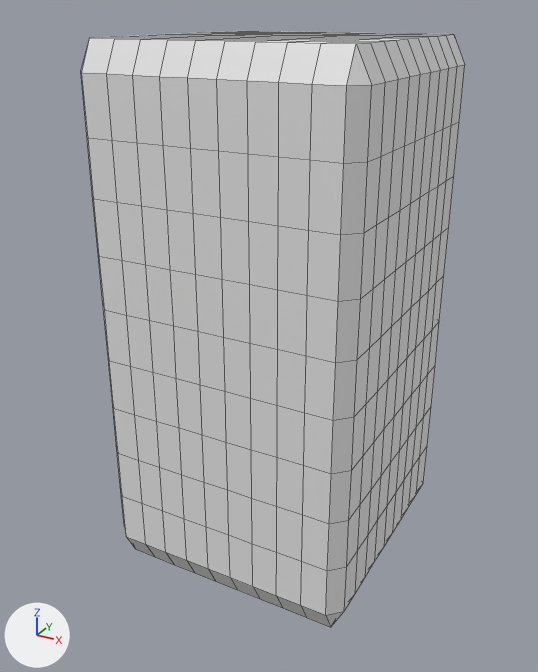
The OBJ model assets/player_model.obj, before and after one commit.
Rendered twice from a camera (50 mm lens) standing at (2.51, -4.78, 2.17) and looking at (-0.05, -0.11, -0.17). Arrows for +X, +Y and +Z are at lower left; the lights stay in place. The picture after the commit comes second. Mesh edges are drawn as thin lines. Where no turn or scale is listed for an object, it has been applied to the vertices. Vertices at exactly the same position are counted once.

Before the edit, the objects in view are built like this:
```python
me_cube = bpy.data.meshes.new('Cube')
me_cube.from_pydata(...)  # 600 vertices, 602 faces; spans x -1.0..1.0, y -1.0..1.0, z -2.0..2.0
me_cube.materials.append(mat_material_001)  # white #e7e7e7
ob_cube = bpy.data.objects.new('Cube', me_cube)
ob_cube.location = (0.0, 0.0, 0.0)
```
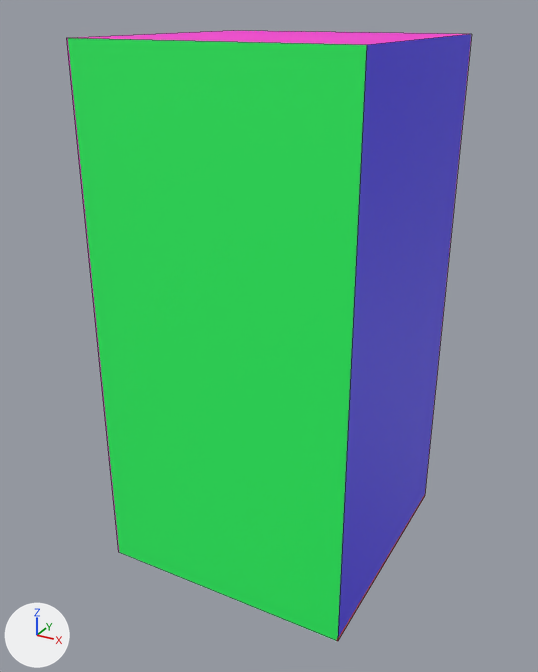
Location of each change, [x1, y1, x2, y2] in pixels of the pictures (538 x 672 px):
'Cube', reshaped, recoloured (white to green)
    before: [81, 31, 465, 627]
    after: [66, 30, 472, 642]

The edits, one by one:
Picture 'player_texture.png' (img_player_texture_png) is new.
Material 'Material' (mat_material) is new.
Its texture is img_player_texture_png.
me_cube is used by ob_cube; location (0.0, 0.0, 0.0).
me_cube had 600 vertices, 602 faces and spanned x -1.0..1.0, y -1.0..1.0, z -2.0..2.0.
me_cube no longer uses material mat_material_001 (white #e7e7e7).
me_cube now has 8 vertices, 6 faces and spans x -1.0..1.0, y -1.0..1.0, z -2.0..2.0.
me_cube part 1: 600 vertices removed from x -1.0..1.0, y -1.0..1.0, z -2.0..2.0; 8 vertices added at x -1.0..1.0, y -1.0..1.0, z -2.0..2.0, forming a box.
me_cube gains material mat_material (picture img_player_texture_png).
